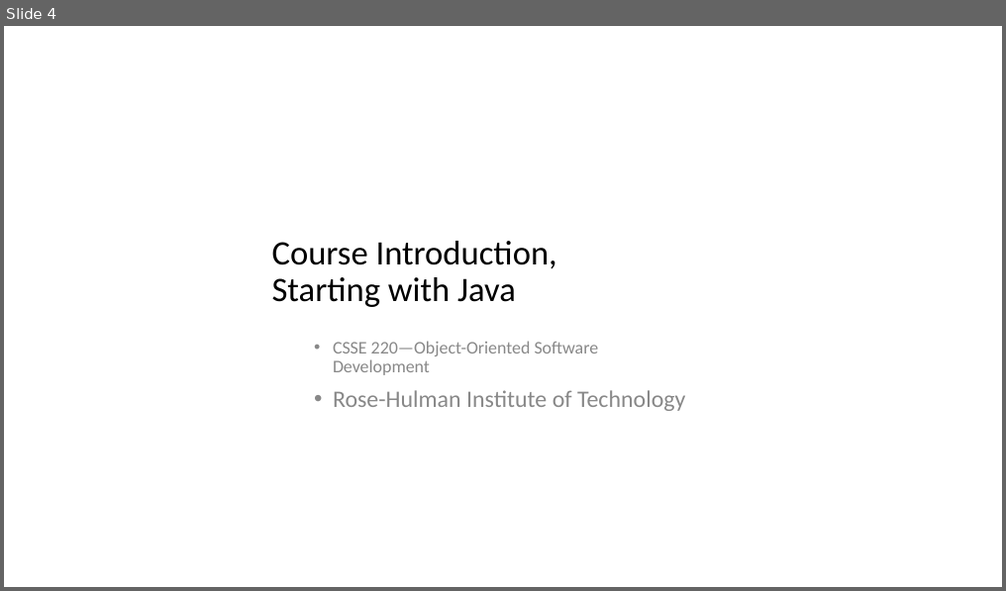
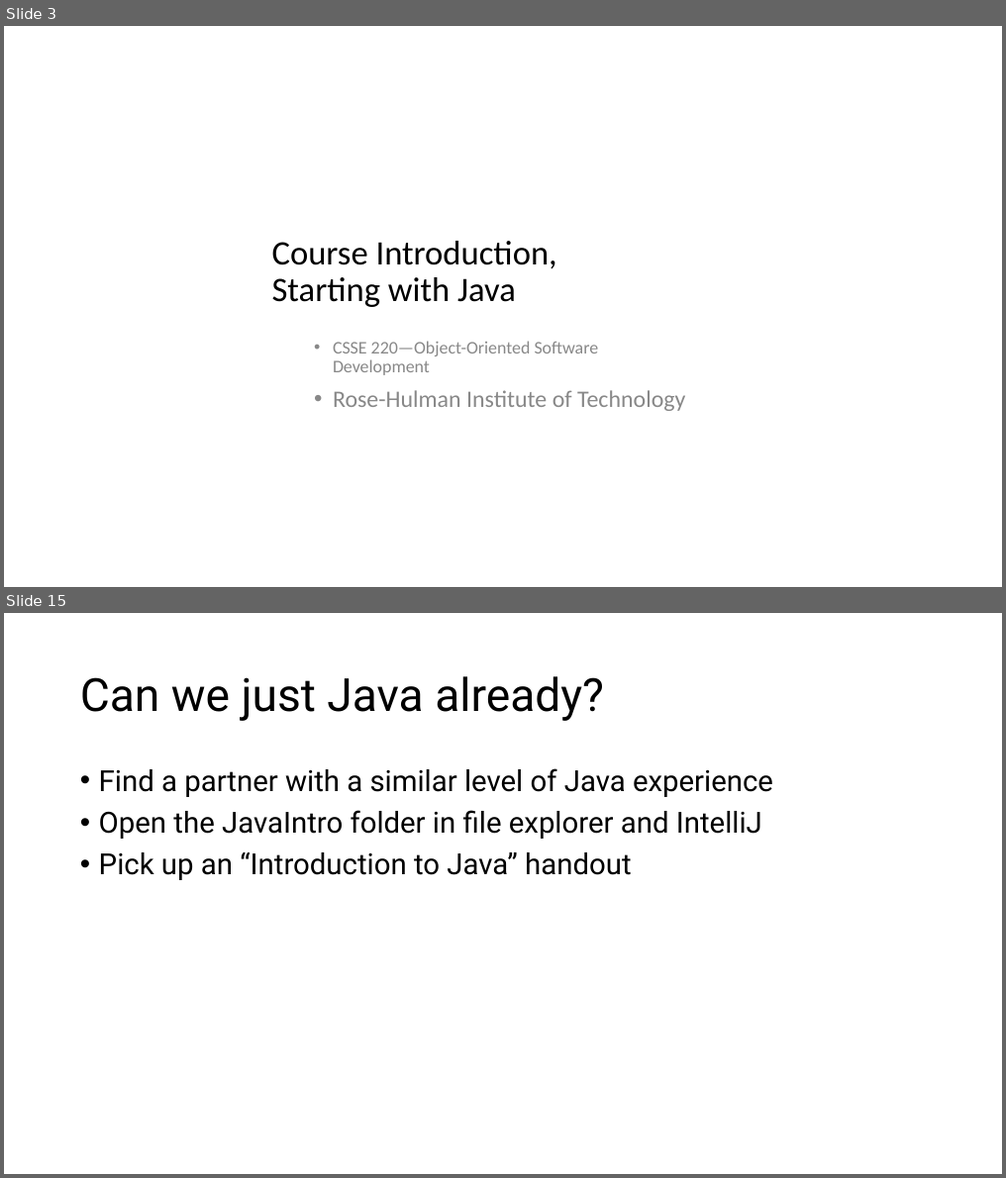
Before and after one commit to RHIT-CSSE/csse220, a slide deck: ClassMaterials/JavaIntro/Slides/Part1-InstructorIntro.pptx. Shown one above the other, each under a label of ours: slide 4 before the commit, slides 3 and 15 after it; the slides between them are not shown. The pictures are 1006x591 and 1006x1178 pixels, drawn with LibreOffice and Linux fonts; fonts in the diff are those of the drawing. Boxes give left, top, right and bottom in pixels: in the first picture for what was removed or moved away, otherwise in the second. Text is boxed around its words. In the diff, an @@ line names an element or a change of style, - is before the commit and + after.

Commit message:
Update JavaIntro slides for genAI and IntelliJ

```diff
--- a/ClassMaterials/JavaIntro/Slides/Part1-InstructorIntro.pptx
+++ b/ClassMaterials/JavaIntro/Slides/Part1-InstructorIntro.pptx
@@ slide 15 added at [4, 613, 1002, 1174], background #FFFFFF @@
@@ title added at [80, 676, 604, 721], 44 pt, text #000000 @@
+Can we just Java already?
@@ text added at [99, 768, 773, 880], 28 pt, text #000000 @@
+• Find a partner with a similar level of Java experience
+• Open the JavaIntro folder in file explorer and IntelliJ
+• Pick up an “Introduction to Java” handout
@@ what was slide 4 is now slide 3 @@
```
Also in this commit, not shown: 6 slides changed, 7 other slides added, 5 slides removed, 3 other files.
